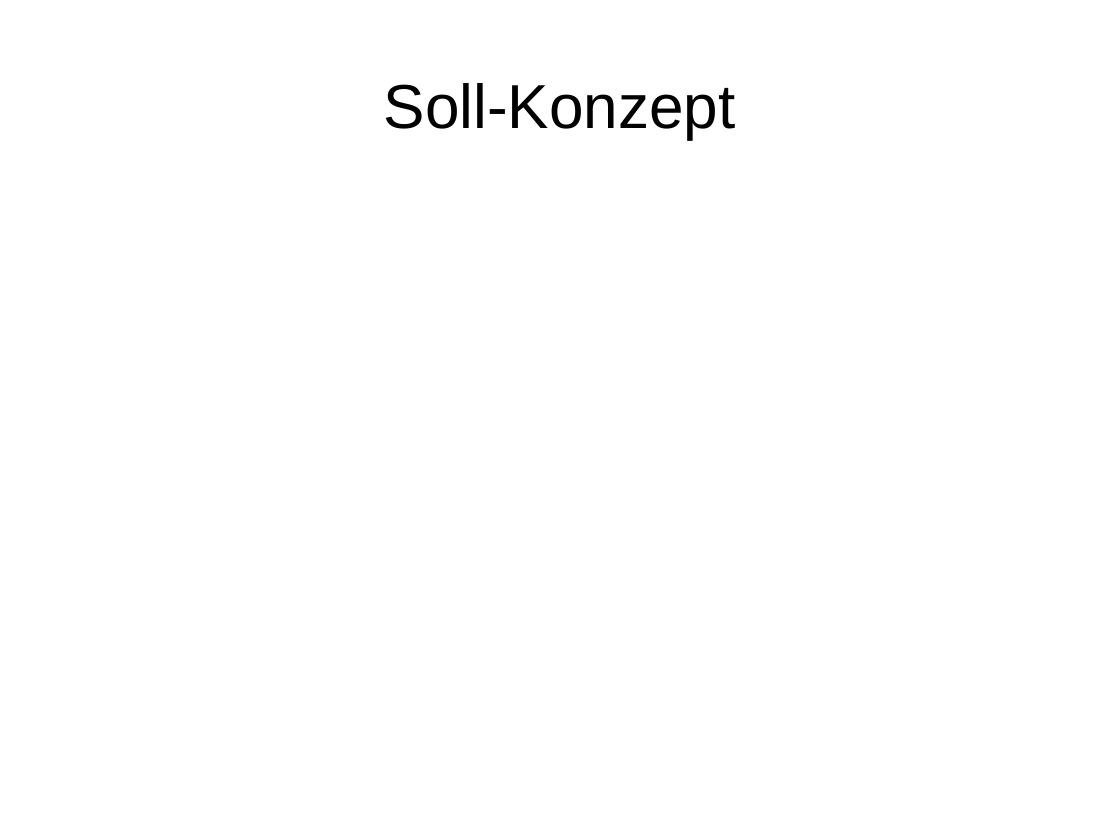
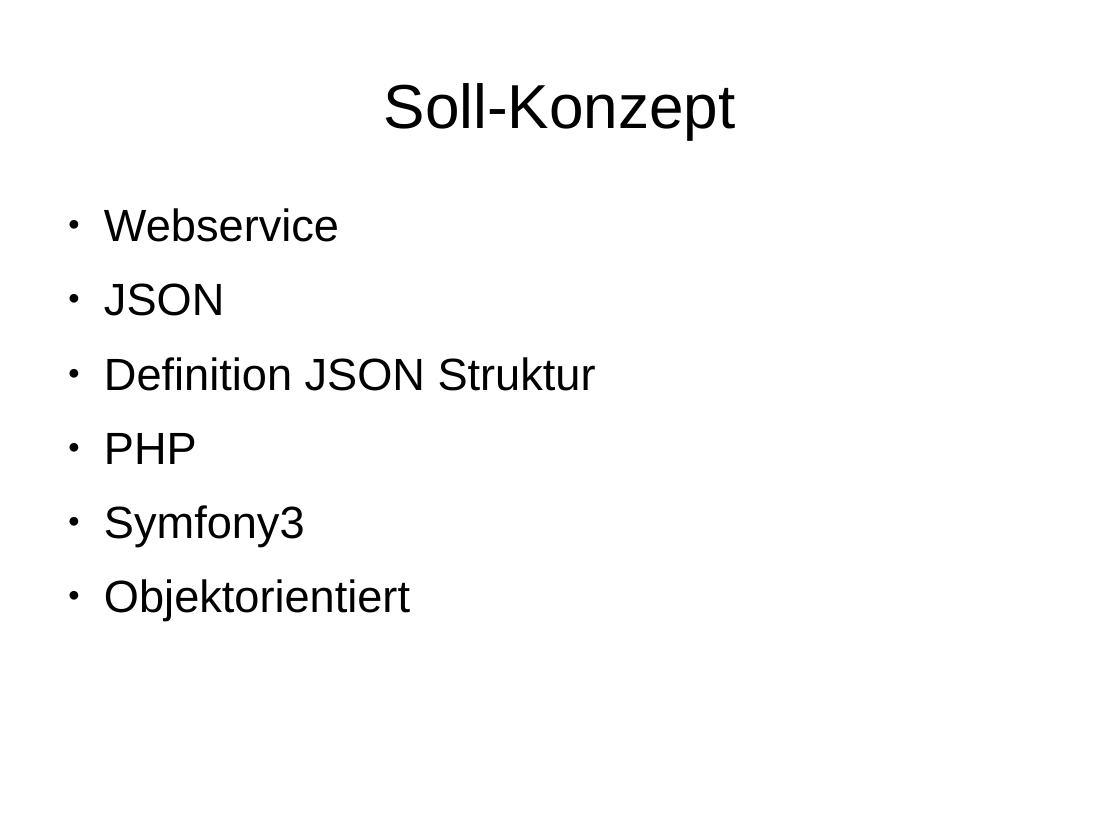
Before and after one commit to janhelmle/weiterbildung_fachinformatiker_ihk_projektantrag, a slide deck: slide 6 of praesentation/presentation_v1.odp. Drawn at 1120x840 pixels with LibreOffice and Linux fonts; fonts in the diff are those of the drawing. Boxes give left, top, right and bottom in pixels: in the first picture for what was removed or moved away, otherwise in the second. Text is boxed around its words. In the diff, an @@ line names an element or a change of style, - is before the commit and + after.

```diff
--- a/praesentation/presentation_v1.odp
+++ b/praesentation/presentation_v1.odp
@@ text added at [104, 208, 596, 621], 32 pt, text #000000 @@
+● Webservice
+● JSON
+● Definition JSON Struktur
+● PHP
+● Symfony3
+● Objektorientiert
```
Also in this commit, not shown: 3 other slides changed, 2 slides added, 2 slides removed, 1 other file.
